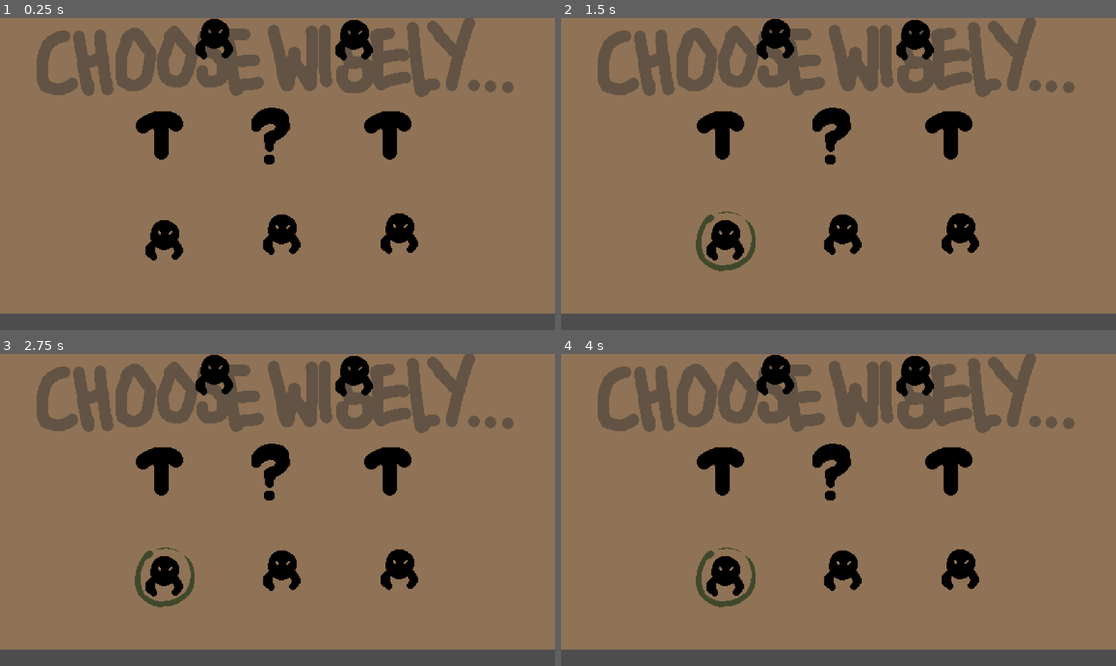
Above: before the commit, frames 1-4 (two rows, left to right).
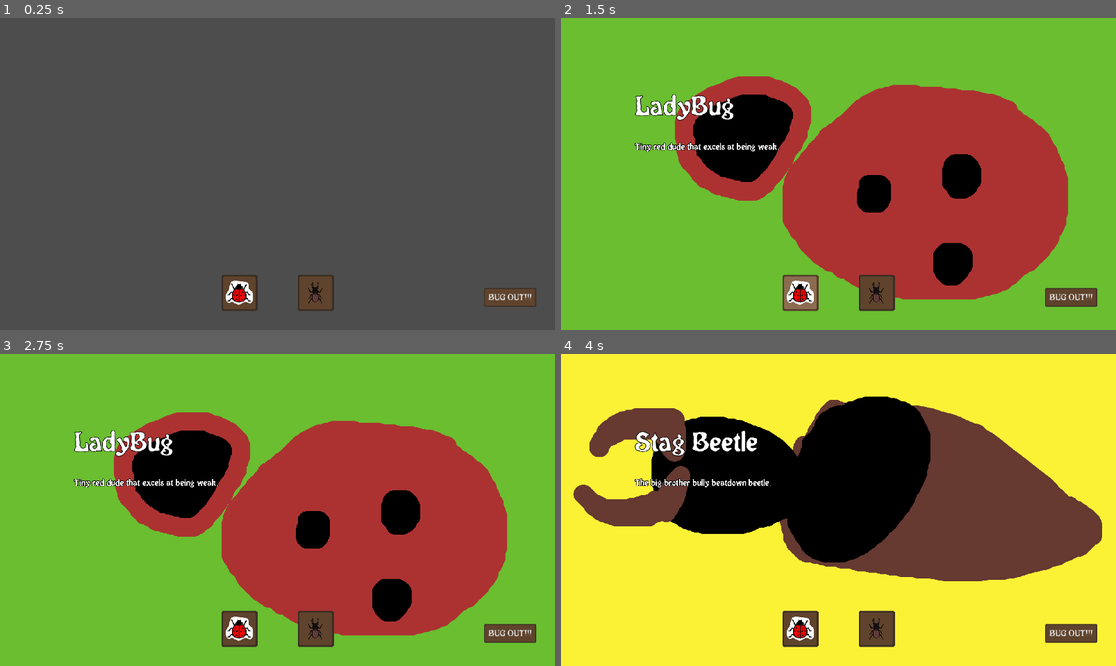
Above: after the commit, the same moments.

Repository: YewChian/BeetleArena
Game: Godot game, scene res://StartRunScene.tscn
Two runs of this game, one before a commit and one after it. Both use one fixed random seed, a clock stepped at 60 frames per second and the inputs below. Before the commit the project starts from res://Map.tscn.
Inputs (mouse positions are in pixels of both pictures, inside the frame that each line leads up to; where the layout moved, square brackets give the same spot in the first picture):
- Up to frame 1 (0.25 s): no input
- Up to frame 2 (1.5 s): click (727, 239) at 0.52 s; click (799, 292) [1054, 314] at 1.25 s
- Up to frame 3 (2.75 s): click (283, 569) at 2.02 s
- Up to frame 4 (4 s): click (877, 628) at 2.77 s; click (960, 569) at 3.52 s

The runs differ from the first frame. In frame 1, 86% of the frame differs, in the area x 0-100%, y 0-95%; in frame 2, 99%; in frame 3, 99%, in the area x 0-100%, y 0-100%; in frame 4, 99%.

Commit message:
ready to go

Diff:
--- a/Events/forge_event.tscn
+++ b/Events/forge_event.tscn
@@ -1,19 +1,23 @@
 [gd_scene load_steps=3 format=3 uid="uid://vlpllpiftwd6"]
 
-[ext_resource type="Texture2D" uid="uid://bx6k2siwavo30" path="res://Assets/UI/PathBackground.png" id="1_l8p05"]
+[ext_resource type="Texture2D" uid="uid://d1nay2emdu4m5" path="res://Assets/Backgrounds/FORGE.png" id="1_dcup2"]
 [ext_resource type="PackedScene" uid="uid://b7p4xbu3c7hra" path="res://Events/returntomain.tscn" id="2_tu8uh"]
 
 [node name="ForgeEvent" type="Node2D"]
 
-[node name="TextureRect" type="TextureRect" parent="."]
-offset_left = 155.0
-offset_top = -323.0
-offset_right = 795.0
-offset_bottom = 637.0
-texture = ExtResource("1_l8p05")
+[node name="Camera2D" type="Camera2D" parent="."]
+anchor_mode = 0
 
-[node name="Returntomain" parent="." instance=ExtResource("2_tu8uh")]
-position = Vector2(-37, 3)
+[node name="CanvasLayer" type="CanvasLayer" parent="."]
 
-[node name="Camera2D" type="Camera2D" parent="."]
-position = Vector2(480, 248)
+[node name="TextureRect" type="TextureRect" parent="CanvasLayer"]
+offset_right = 1920.0
+offset_bottom = 720.0
+texture = ExtResource("1_dcup2")
+stretch_mode = 2
+
+[node name="Returntomain" parent="CanvasLayer" instance=ExtResource("2_tu8uh")]
+offset_left = 344.0
+offset_top = 533.0
+offset_right = 344.0
+offset_bottom = 533.0
--- a/Events/free_item_event.tscn
+++ b/Events/free_item_event.tscn
@@ -1,17 +1,23 @@
 [gd_scene load_steps=3 format=3 uid="uid://dyjkxtlhaxqmf"]
 
+[ext_resource type="Texture2D" uid="uid://byiybaj2tcpg2" path="res://Assets/Backgrounds/FREEITEM.png" id="1_4jt1t"]
 [ext_resource type="PackedScene" uid="uid://b7p4xbu3c7hra" path="res://Events/returntomain.tscn" id="1_gichl"]
-[ext_resource type="Texture2D" uid="uid://bx6k2siwavo30" path="res://Assets/UI/PathBackground.png" id="1_s8dym"]
 
 [node name="FreeItemEvent" type="Node2D"]
 
-[node name="TextureRect" type="TextureRect" parent="."]
-offset_right = 40.0
-offset_bottom = 40.0
-texture = ExtResource("1_s8dym")
+[node name="Camera2D" type="Camera2D" parent="."]
+anchor_mode = 0
 
-[node name="Returntomain" parent="." instance=ExtResource("1_gichl")]
-position = Vector2(-104, 64)
+[node name="CanvasLayer" type="CanvasLayer" parent="."]
 
-[node name="Camera2D" type="Camera2D" parent="."]
-position = Vector2(540, 316)
+[node name="TextureRect" type="TextureRect" parent="CanvasLayer"]
+offset_right = 640.0
+offset_bottom = 960.0
+texture = ExtResource("1_4jt1t")
+stretch_mode = 2
+
+[node name="Returntomain" parent="CanvasLayer" instance=ExtResource("1_gichl")]
+offset_left = 337.0
+offset_top = 526.0
+offset_right = 337.0
+offset_bottom = 526.0
--- a/Events/random_event.tscn
+++ b/Events/random_event.tscn
@@ -1,17 +1,33 @@
-[gd_scene load_steps=3 format=3 uid="uid://uwqkecbni6pc"]
+[gd_scene load_steps=4 format=3 uid="uid://uwqkecbni6pc"]
 
+[ext_resource type="Texture2D" uid="uid://b5liasy5k6ufx" path="res://Assets/Backgrounds/PECKISHPETE.png" id="1_6h3o2"]
 [ext_resource type="PackedScene" uid="uid://b7p4xbu3c7hra" path="res://Events/returntomain.tscn" id="1_fk0yx"]
-[ext_resource type="Texture2D" uid="uid://bx6k2siwavo30" path="res://Assets/UI/PathBackground.png" id="1_ll4cd"]
+[ext_resource type="Theme" uid="uid://b66cxik023bhq" path="res://WoodenTheme.tres" id="2_mp02v"]
 
 [node name="RandomEvent" type="Node2D"]
 
-[node name="TextureRect" type="TextureRect" parent="."]
+[node name="Camera2D" type="Camera2D" parent="."]
+anchor_mode = 0
+
+[node name="CanvasLayer" type="CanvasLayer" parent="."]
+
+[node name="Returntomain" parent="CanvasLayer" instance=ExtResource("1_fk0yx")]
+offset_left = 377.0
+offset_top = 531.0
+offset_right = 377.0
+offset_bottom = 531.0
+
+[node name="VBoxContainer" type="VBoxContainer" parent="CanvasLayer"]
 offset_right = 40.0
 offset_bottom = 40.0
-texture = ExtResource("1_ll4cd")
+theme = ExtResource("2_mp02v")
 
-[node name="Returntomain" parent="." instance=ExtResource("1_fk0yx")]
-position = Vector2(-187, 183)
+[node name="TextureRect" type="TextureRect" parent="CanvasLayer/VBoxContainer"]
+layout_mode = 2
+texture = ExtResource("1_6h3o2")
+stretch_mode = 4
 
-[node name="Camera2D" type="Camera2D" parent="."]
-position = Vector2(568, 381)
+[node name="Label" type="Label" parent="CanvasLayer/VBoxContainer"]
+layout_mode = 2
+size_flags_vertical = 3
+text = "peckish pete party proliferation! "
--- a/Events/returntomain.tscn
+++ b/Events/returntomain.tscn
@@ -3,7 +3,9 @@
 [ext_resource type="Texture2D" uid="uid://62o5k41nh25l" path="res://Assets/UI/FreeItemButton.png" id="1_ve7jc"]
 [ext_resource type="Script" path="res://Events/returntomain.gd" id="2_ux6tx"]
 
-[node name="Returntomain" type="Node2D"]
+[node name="Returntomain" type="Control"]
+layout_mode = 3
+anchors_preset = 0
 
 [node name="TextureButton" type="TextureButton" parent="."]
 offset_left = 505.0
--- a/project.godot
+++ b/project.godot
@@ -11,8 +11,8 @@
 [application]
 
 config/name="BeetleArena"
-run/main_scene="res://Map.tscn"
-config/features=PackedStringArray("4.2", "GL Compatibility")
+run/main_scene="res://StartRunScene.tscn"
+config/features=PackedStringArray("4.3", "GL Compatibility")
 config/icon="res://icon.svg"
 
 [autoload]
@@ -20,6 +20,11 @@
 disabledbuttons="*res://Singletons/disabledbuttons.gd"
 Inventory="*res://Singletons/Inventory.gd"
 GroupsNTiers="*res://Singletons/GroupsNTiers.gd"
+
+[display]
+
+window/size/viewport_width=1920
+window/size/viewport_height=1080
 
 [input]
 
Binary file added: Assets/Backgrounds/BEETLESHRINE.png
Not shown, added: Assets/Backgrounds/BEETLESHRINE.png.import
Binary file added: Assets/Backgrounds/BEETLETRADE.png
Not shown, added: Assets/Backgrounds/BEETLETRADE.png.import
Binary file added: Assets/Backgrounds/FORGE.png
Not shown, added: Assets/Backgrounds/FORGE.png.import
Binary file added: Assets/Backgrounds/FREEITEM.png
Not shown, added: Assets/Backgrounds/FREEITEM.png.import
Binary file added: Assets/Backgrounds/PECKISHPETE.png
Not shown, added: Assets/Backgrounds/PECKISHPETE.png.import
Not shown: 1 places in StartRunScene.tscn that only renumber resources
